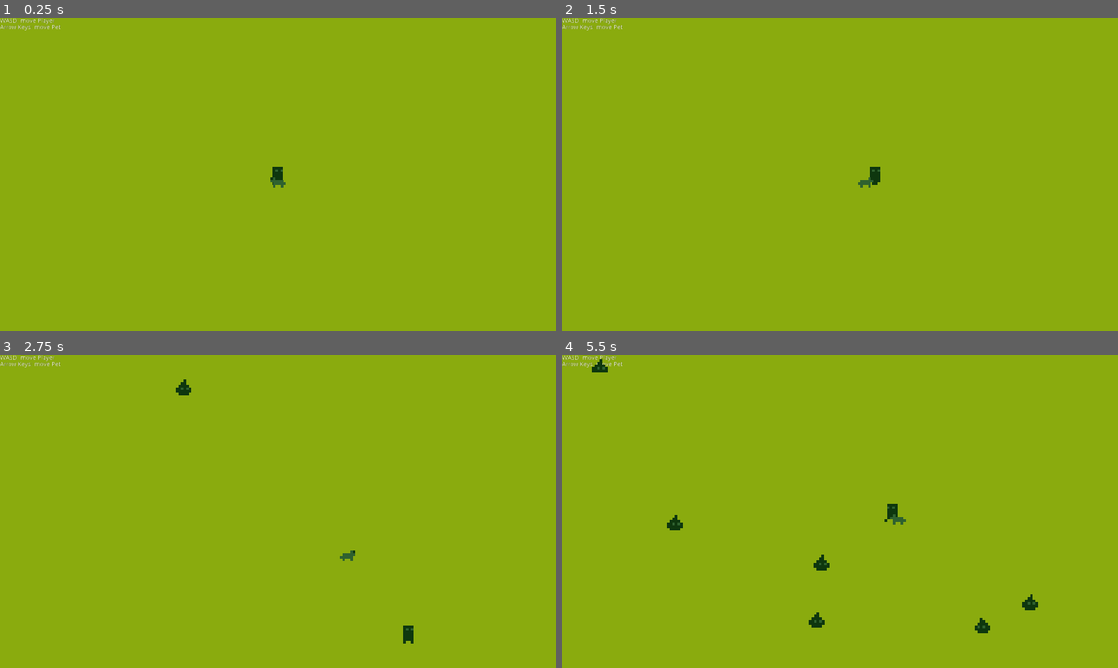
Above: before the commit, frames 1-4 (two rows, left to right).
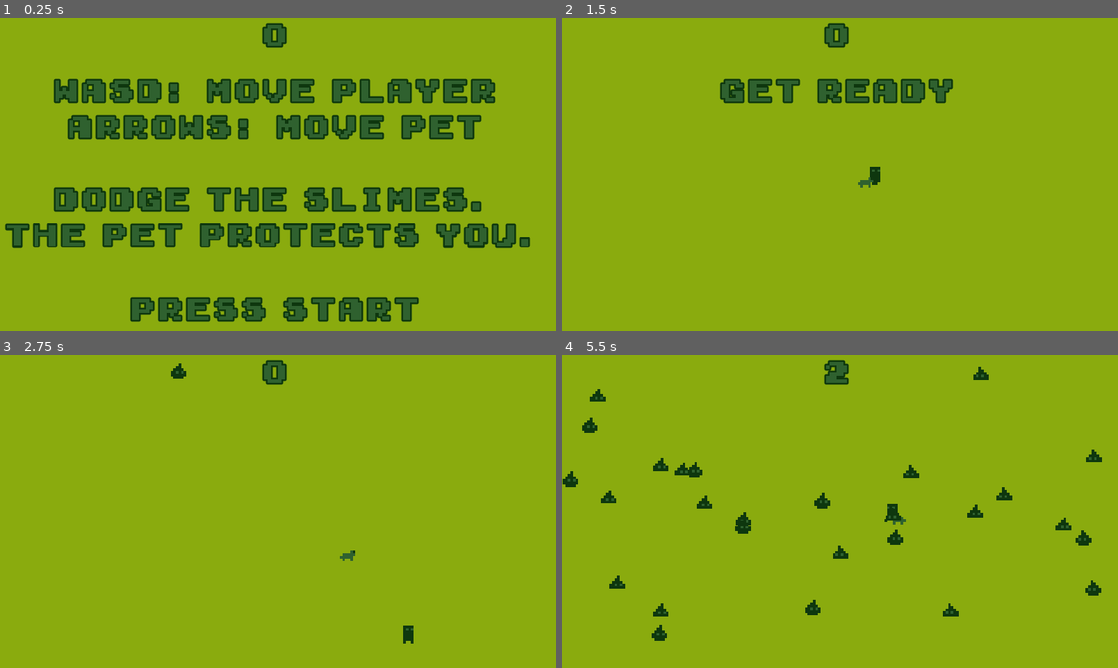
Above: after the commit, the same moments.

Repository: nyrrrr/breakingpoint-gd
Game: Godot game, scene res://Scenes/Main.tscn
The game is run twice, just before and just after one commit, with the same random seed, the same clock (stepped at 60 frames per second) and the same inputs.
Inputs (mouse positions are in pixels of both pictures, inside the frame that each line leads up to):
- Up to frame 1 (0.25 s): no input
- Up to frame 2 (1.5 s): click (840, 309) at 0.5 s, where only the run after the commit has a clickable "Press Start"; tap Enter at 1.25 s; hold D (move_right) from 1.28 s (still down)
- Up to frame 3 (2.75 s): release D (move_right) at 2.03 s; hold S (move_down) from 2.03 s (still down)
- Up to frame 4 (5.5 s): release S (move_down) at 2.78 s; hold D (move_right) 2.78-3.53 s; hold W (move_up) 3.53-4.28 s; hold A (move_left) from 4.28 s (still down)

The runs differ from the first frame. In frame 1, 21% of the frame differs, in the area x 0-96%, y 0-98%; in frame 2, 2.8%; in frame 3, 0.6%; in frame 4, 3.0%.

Commit message:
added HUD

Diff:
--- a/Scenes/Enemy.tscn
+++ b/Scenes/Enemy.tscn
@@ -36,14 +36,13 @@
 scale = Vector2( 6, 6 )
 frames = SubResource( 3 )
 animation = "walk"
-frame = 1
 playing = true
 
 [node name="CollisionShape2D" type="CollisionShape2D" parent="."]
 position = Vector2( 0, 9 )
 shape = SubResource( 4 )
 
-[node name="VisibilityNotifier2D" type="VisibilityNotifier2D" parent="."]
+[node name="VisibilityNotifier2D" type="VisibilityNotifier2D" parent="." groups=["Enemy"]]
 position = Vector2( 0, 12 )
 scale = Vector2( 1.2, 1.2 )
 
--- /dev/null
+++ b/Scenes/HUD.tscn
@@ -0,0 +1,60 @@
+[gd_scene load_steps=4 format=2]
+
+[ext_resource path="res://Assets/font/Early GameBoy.ttf" type="DynamicFontData" id=1]
+[ext_resource path="res://Scripts/HUD.gd" type="Script" id=2]
+
+[sub_resource type="DynamicFont" id=1]
+size = 64
+outline_size = 4
+outline_color = Color( 0.0588235, 0.219608, 0.0588235, 1 )
+font_data = ExtResource( 1 )
+
+[node name="HUD" type="CanvasLayer"]
+script = ExtResource( 2 )
+
+[node name="ScoreLabel" type="Label" parent="."]
+anchor_right = 1.0
+margin_bottom = 80.0
+custom_colors/font_color = Color( 0.188235, 0.384314, 0.188235, 1 )
+custom_fonts/font = SubResource( 1 )
+text = "0"
+align = 1
+
+[node name="Message" type="Label" parent="."]
+anchor_top = 0.5
+anchor_right = 1.0
+anchor_bottom = 0.5
+margin_top = -232.0
+margin_bottom = 248.0
+custom_colors/font_color = Color( 0.188235, 0.384314, 0.188235, 1 )
+custom_fonts/font = SubResource( 1 )
+text = "WASD: MOve Player
+Arrows: Move PET
+
+Dodge the Slimes.
+The Pet protects you."
+align = 1
+autowrap = true
+uppercase = true
+
+[node name="StartButton" type="Button" parent="."]
+anchor_left = 0.5
+anchor_top = 1.0
+anchor_right = 0.5
+anchor_bottom = 1.0
+margin_left = -342.0
+margin_top = -98.0
+margin_right = 342.0
+custom_colors/font_color = Color( 0.188235, 0.384314, 0.188235, 1 )
+custom_colors/font_color_hover = Color( 0.545098, 0.67451, 0.0588235, 1 )
+custom_colors/font_color_pressed = Color( 0.545098, 0.67451, 0.0588235, 1 )
+custom_fonts/font = SubResource( 1 )
+text = "Press Start"
+flat = true
+
+[node name="MessageTimer" type="Timer" parent="."]
+wait_time = 2.0
+one_shot = true
+
+[connection signal="pressed" from="StartButton" to="." method="_on_StartButton_pressed"]
+[connection signal="timeout" from="MessageTimer" to="." method="_on_MessageTimer_timeout"]
--- a/Scenes/Main.tscn
+++ b/Scenes/Main.tscn
@@ -1,9 +1,10 @@
-[gd_scene load_steps=6 format=2]
+[gd_scene load_steps=7 format=2]
 
 [ext_resource path="res://Scenes/Player.tscn" type="PackedScene" id=1]
 [ext_resource path="res://Scenes/Enemy.tscn" type="PackedScene" id=2]
 [ext_resource path="res://Scripts/Main.gd" type="Script" id=3]
 [ext_resource path="res://Scenes/Pet.tscn" type="PackedScene" id=4]
+[ext_resource path="res://Scenes/HUD.tscn" type="PackedScene" id=5]
 
 [sub_resource type="Curve2D" id=1]
 _data = {
@@ -22,7 +23,7 @@
 [node name="Player" parent="." instance=ExtResource( 1 )]
 
 [node name="EnemyTimer" type="Timer" parent="."]
-wait_time = 0.5
+wait_time = 0.1
 
 [node name="StartTimer" type="Timer" parent="."]
 wait_time = 2.0
@@ -40,14 +41,6 @@
 [node name="Pet" parent="." instance=ExtResource( 4 )]
 position = Vector2( 0, 6 )
 
-[node name="RichTextLabel" type="RichTextLabel" parent="."]
-anchor_right = 0.862
-anchor_bottom = 1.0
-margin_right = 176.0
-margin_bottom = 72.0
-text = "WASD: move Player
-Arrow Keys: move Pet"
-
 [node name="BlackScreen" type="ColorRect" parent="."]
 visible = false
 margin_right = 1280.0
@@ -56,6 +49,8 @@
 
 [node name="ScoreTimer" type="Timer" parent="."]
 
+[node name="HUD" parent="." instance=ExtResource( 5 )]
+
 [connection signal="dead" from="Player" to="." method="game_over"]
 [connection signal="hit" from="Player" to="." method="_on_Player_hit"]
 [connection signal="timeout" from="EnemyTimer" to="." method="_on_EnemyTimer_timeout"]
@@ -63,3 +58,4 @@
 [connection signal="score_up" from="Pet" to="." method="_on_Pet_score_up"]
 [connection signal="resized" from="BlackScreen" to="." method="_on_BlackScreen_resized"]
 [connection signal="timeout" from="ScoreTimer" to="." method="_on_ScoreTimer_timeout"]
+[connection signal="start_game" from="HUD" to="." method="new_game"]
--- a/Scripts/Enemy.gd
+++ b/Scripts/Enemy.gd
@@ -24,8 +24,4 @@
 	if body is Pet:
 		health -= body.damage
 		body.is_returning = true
-		emit_signal("score_up")
 		$CollisionShape2D.set_deferred("disabled", true)
-		yield(get_tree().create_timer(0.1), "timeout")
-		if is_instance_valid(self):
-			$CollisionShape2D.disabled = false
--- /dev/null
+++ b/Scripts/HUD.gd
@@ -0,0 +1,26 @@
+extends CanvasLayer
+
+signal start_game
+
+func show_message(text):
+	$Message.text = text
+	$Message.show()
+	$MessageTimer.start()
+
+func show_game_over():
+	show_message("Game Over")
+	yield(get_tree().create_timer(1), "timeout")
+	$Message.text = "Dodge the\nslimes!"
+	$Message.show()
+	yield(get_tree().create_timer(1), "timeout")
+	$StartButton.show()
+
+func update_score(score):
+	$ScoreLabel.text = str(score)
+
+func _on_MessageTimer_timeout():
+	$Message.hide()
+
+func _on_StartButton_pressed():
+	$StartButton.hide()
+	emit_signal("start_game")
--- a/Scripts/Main.gd
+++ b/Scripts/Main.gd
@@ -5,15 +5,16 @@
 
 func _ready():
 	randomize()
-	new_game()
 
 func game_over():
 	$EnemyTimer.stop()
 	$ScoreTimer.stop()
-	$Pet.hide()
-	$Pet/CollisionShape2D.disabled = true
+	$HUD.show_game_over()
 
 func new_game():
+	get_tree().call_group("Enemy", "queue_free")
+	$HUD.update_score(score)
+	$HUD.show_message("Get Ready")
 	$Player.start($StartPosition.position)
 	$Pet.start($Player/PetReturnPosition.global_position)
 	$StartTimer.start()
@@ -36,6 +37,7 @@
 
 func _on_StartTimer_timeout():
 	$EnemyTimer.start()
+	$ScoreTimer.start()
 
 func _on_BlackScreen_resized():
 	$BlackScreen.rect_size = get_parent().get_viewport_rect().size
@@ -47,7 +49,7 @@
 
 func _on_ScoreTimer_timeout():
 	score += 1
+	$HUD.update_score(score)
 
 func _on_Pet_score_up():
 	score += 1
-	print("SCORE UP")
--- a/Scripts/Pet.gd
+++ b/Scripts/Pet.gd
@@ -28,6 +28,7 @@
 	player = get_parent().get_node("Player/PetReturnPosition")
 	starting_position = player.position
 	self.position = player.global_position
+	hide()
 
 func _physics_process (delta):
 	collision = null
@@ -62,5 +63,6 @@
 	self.global_position.y = clamp(self.global_position.y, 0, screen_size.y)
 
 func start(pos):
+	show()
 	self.position = pos
 	$CollisionShape2D.disabled = false
--- a/Scripts/Player.gd
+++ b/Scripts/Player.gd
@@ -18,8 +18,9 @@
 	if health <= 0:
 		hide()
 		emit_signal("dead")
+		$CollisionShape2D.set_deferred("disabled", true)
 
-	var velocity = Vector2.ZERO # The player's movement vector.
+	var velocity = Vector2.ZERO
 	if Input.is_action_pressed("move_right"):
 		velocity.x += 1
 	if Input.is_action_pressed("move_left"):
Binary file added: Assets/font/Early GameBoy.ttf
